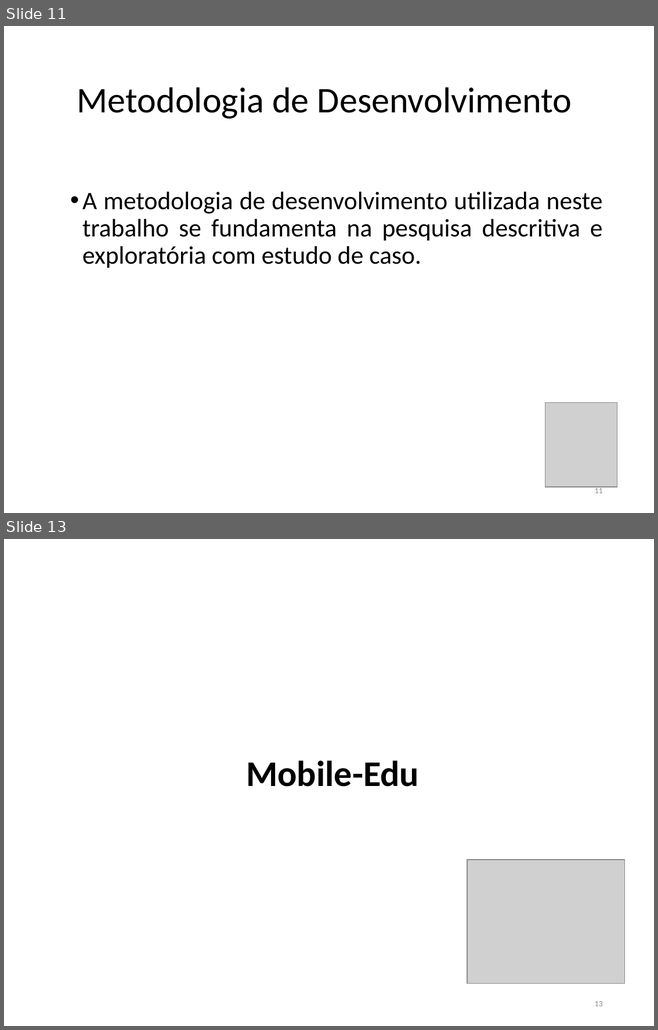
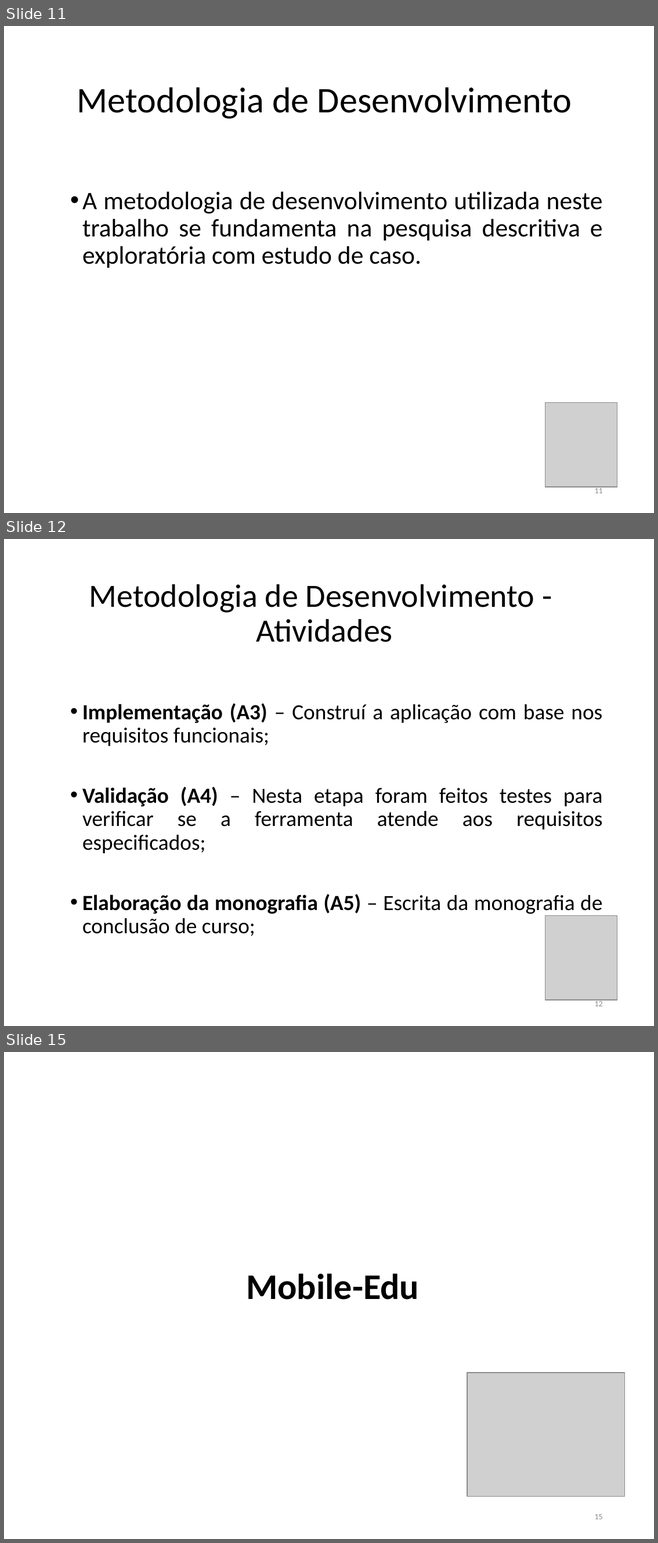
Before and after one commit to FatimaFerreiradeSousa/TCC-Mobile-Leaning, a slide deck: TCC - Documento/TCC II.pptx. Shown one above the other, each under a label of ours: slides 11 and 13 before the commit, slides 11, 12 and 15 after it; the slides between them are not shown. The pictures are 658x1030 and 658x1543 pixels, drawn with LibreOffice and Linux fonts; fonts in the diff are those of the drawing; grey boxes stand for pictures. Boxes give left, top, right and bottom in pixels: in the first picture for what was removed or moved away, otherwise in the second. Text is boxed around its words. In the diff, an @@ line names an element or a change of style, - is before the commit and + after.

```diff
--- a/TCC - Documento/TCC II.pptx
+++ b/TCC - Documento/TCC II.pptx
@@ slide 12 added at (x1=4, y1=539, x2=654, y2=1026), background #FFFFFF @@
@@ title added at (x1=89, y1=584, x2=535, y2=642), 36 pt, text #000000 @@
+Metodologia de Desenvolvimento -
+Atividades
@@ text added at (x1=82, y1=703, x2=603, y2=936), 24 pt, text #000000 @@
+• Implementação (A3) – Construí a aplicação com base nos requisitos funcionais;
+• Validação (A4) – Nesta etapa foram feitos testes para verificar se a ferramenta atende aos requisitos especificados;
+• Elaboração da monografia (A5) – Escrita da monografia de conclusão de curso;
@@ picture added at (x1=545, y1=916, x2=616, y2=1000) @@
@@ page number added at (x1=594, y1=1000, x2=603, y2=1006), 9 pt, text #8C8C8C @@
+12
@@ what was slide 13 is now slide 15 @@
@@ page number at (x1=594, y1=1514, x2=603, y2=1519): text changed @@
-13
+15
```
Also in this commit, not shown: 5 slides changed, 1 other slide added, 5 slides removed, 4 other files.
